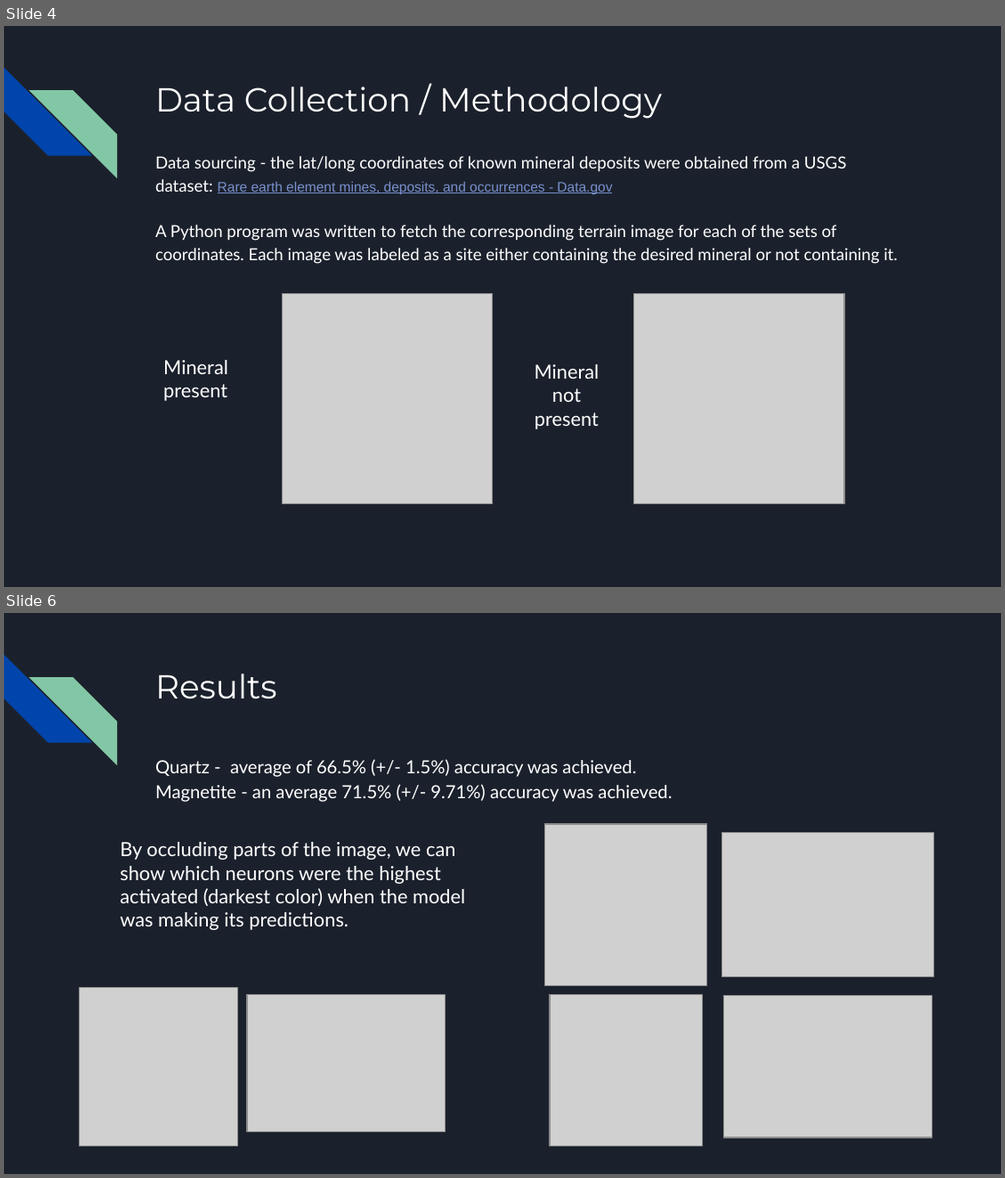
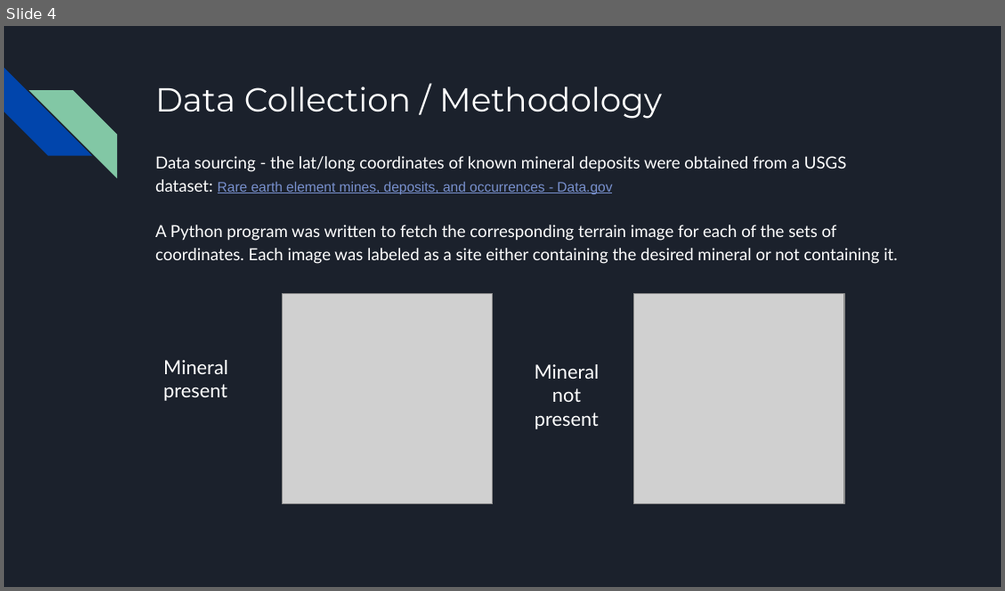
Before and after one commit to Platinum-Dragon/Ore-detector-presentation, a slide deck: AI Mineral Discovery.pptx. Shown one above the other, each under a label of ours: slides 4 and 6 before the commit, slide 4 after it; the slides between them are not shown. The pictures are 1005x1178 and 1005x591 pixels, drawn with LibreOffice and Linux fonts; fonts in the diff are those of the drawing; grey boxes stand for pictures. Boxes give left, top, right and bottom in pixels: in the first picture for what was removed or moved away, otherwise in the second. Text is boxed around its words. In the diff, an @@ line names an element or a change of style, - is before the commit and + after.

```diff
--- a/AI Mineral Discovery.pptx
+++ b/AI Mineral Discovery.pptx
@@ slide 6 removed at box(4, 613, 1001, 1174), background #1B212C; not listed: 2 template elements that a slide beside it also shows @@
@@ title removed at box(155, 674, 276, 698) @@
-Results
@@ text removed at box(155, 759, 672, 802) @@
-Quartz - average of 66.5% (+/- 1.5%) accuracy was achieved.
-Magnetite - an average 71.5% (+/- 9.71%) accuracy was achieved.
@@ picture removed at box(544, 824, 707, 986) @@
@@ text removed at box(120, 842, 465, 930) @@
-By occluding parts of the image, we can show which neurons were the highest activated (darkest color) when the model was making its predictions.
@@ picture removed at box(721, 832, 933, 977) @@
@@ picture removed at box(79, 988, 237, 1146) @@
@@ picture removed at box(247, 994, 445, 1131) @@
@@ picture removed at box(550, 994, 702, 1145) @@
@@ picture removed at box(724, 996, 932, 1137) @@
```
Also in this commit, not shown: 1 slide changed, 1 slide added, 1 other slide removed.
